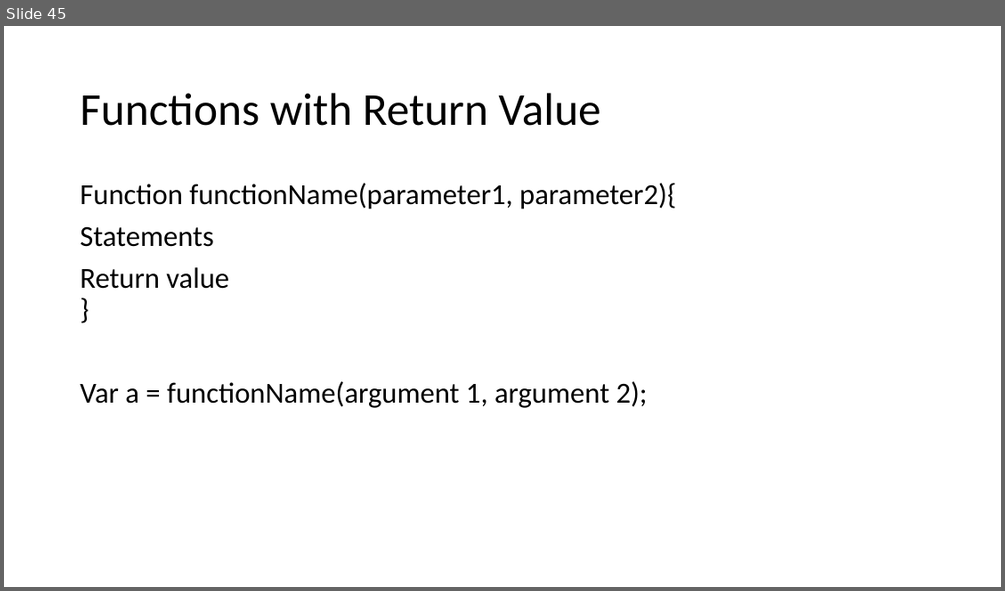
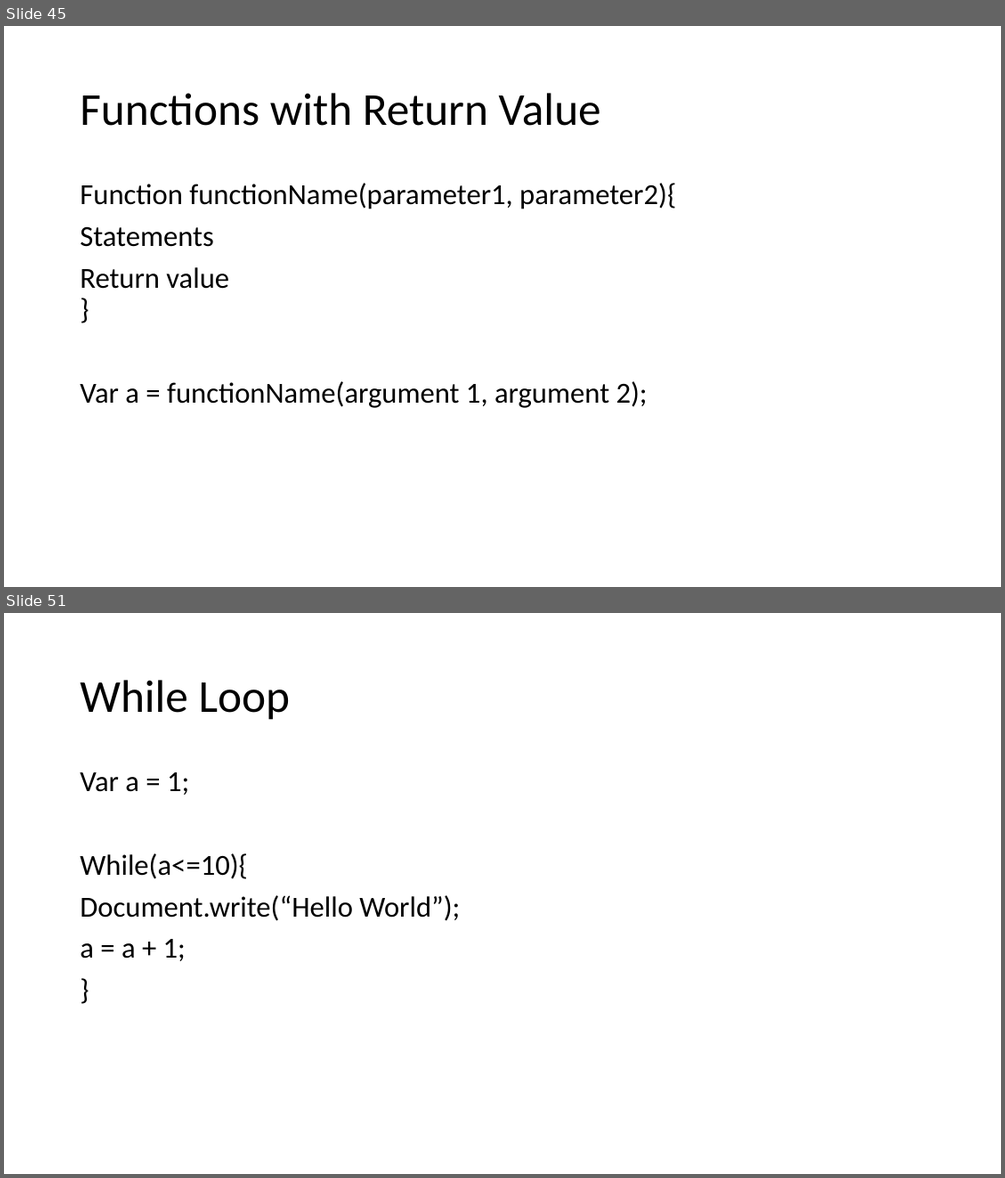
Before and after one commit to PiyushChaturvedii/Batch04, a slide deck: JavaScript.pptx. Shown one above the other, each under a label of ours: slide 45 before the commit, slides 45 and 51 after it; the slides between them are not shown. The pictures are 1005x591 and 1005x1178 pixels, drawn with LibreOffice and Linux fonts; fonts in the diff are those of the drawing. Boxes give left, top, right and bottom in pixels: in the first picture for what was removed or moved away, otherwise in the second. Text is boxed around its words. In the diff, an @@ line names an element or a change of style, - is before the commit and + after.

Commit message:
"event,global,loop"

```diff
--- a/JavaScript.pptx
+++ b/JavaScript.pptx
@@ slide 51 added at [4,613,1001,1174], background #FFFFFF @@
@@ title added at [80,680,291,720], 44 pt, text #000000 @@
+While Loop
@@ text added at [80,772,460,961], 28 pt, text #000000 @@
+Var a = 1;
+While(a<=10){
+Document.write(“Hello World”);
+a = a + 1;
+}
```
Also in this commit, not shown: 7 other slides added, 3 other files.
